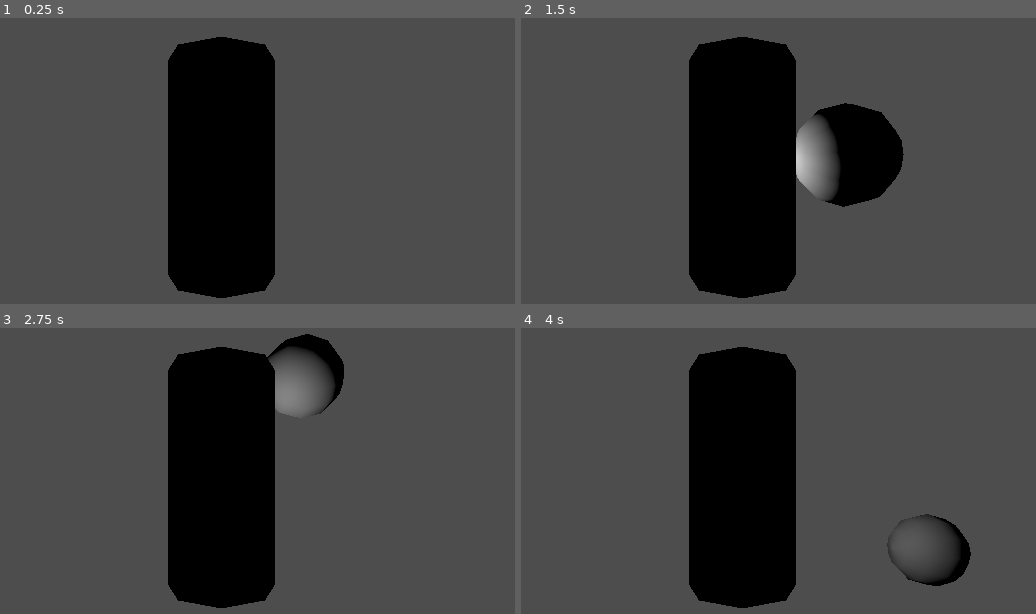
Above: before the commit, frames 1-4 (two rows, left to right).
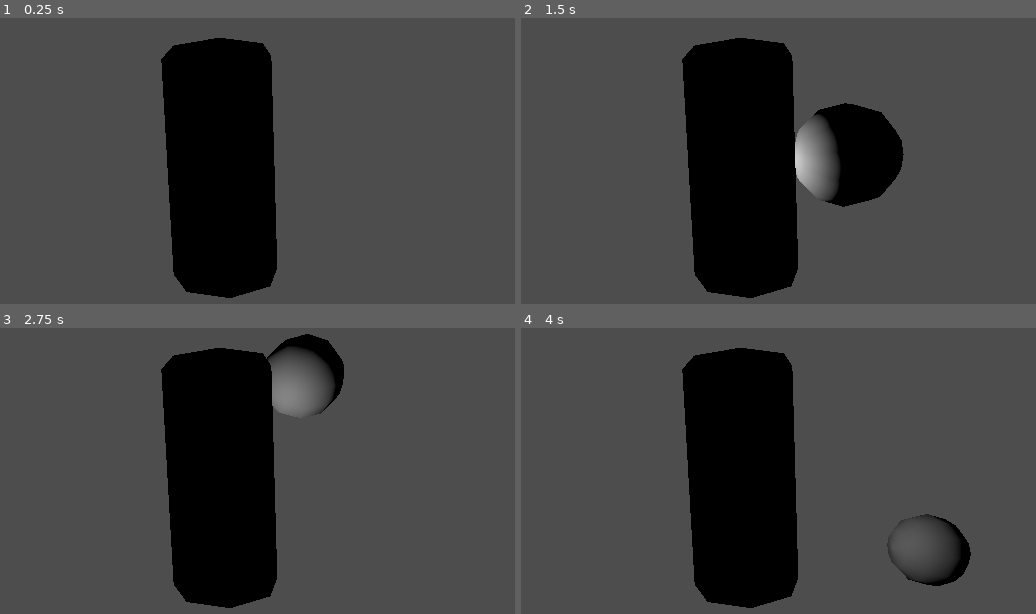
Above: after the commit, the same moments.

Repository: pinguinosod/gse_winterjam2024
Game: Godot game, scene res://main.tscn
Two runs of this game, one before a commit and one after it. Both use one fixed random seed, a clock stepped at 60 frames per second and the inputs below.
Inputs (mouse positions are in pixels of both pictures, inside the frame that each line leads up to):
- Up to frame 1 (0.25 s): no input
- Up to frame 2 (1.5 s): tap Enter at 0.5 s; move the mouse to (917, 143) at 0.52 s; click (917, 143) at 0.67 s; tap Space at 1.25 s; move the mouse to (582, 189) at 1.27 s; click (582, 189) at 1.42 s
- Up to frame 3 (2.75 s): move the mouse to (303, 379) at 2.02 s; click (303, 379) at 2.17 s
- Up to frame 4 (4 s): tap Enter at 2.75 s; move the mouse to (701, 568) at 2.77 s; click (701, 568) at 2.92 s; tap Space at 3.5 s; move the mouse to (984, 545) at 3.52 s; click (984, 545) at 3.67 s

The runs differ from the first frame. In frame 1, 0.9% of the frame differs, in the area x 31-54%, y 6-98%; in frame 2, 0.9%; in frame 3, 0.9%; in frame 4, 0.9%.

Commit message:
Interactive and non-Interactive Objects
Objects

Diff:
--- /dev/null
+++ b/healing_objects.gd
@@ -0,0 +1,11 @@
+extends Node3D
+
+
+# Called when the node enters the scene tree for the first time.
+func _ready():
+	pass # Replace with function body.
+
+
+# Called every frame. 'delta' is the elapsed time since the previous frame.
+func _process(delta):
+	pass
--- /dev/null
+++ b/lamp_object.gd
@@ -0,0 +1,11 @@
+extends Node3D
+
+
+# Called when the node enters the scene tree for the first time.
+func _ready():
+	pass # Replace with function body.
+
+
+# Called every frame. 'delta' is the elapsed time since the previous frame.
+func _process(delta):
+	pass
--- a/main.tscn
+++ b/main.tscn
@@ -16,10 +16,11 @@
 transform = Transform3D(-0.0131768, 0.999913, 0, -0.999913, -0.0131768, 0, 0, 0, 1, 0, 0, 0)
 
 [node name="Weapons" type="Node3D" parent="Player"]
-transform = Transform3D(-0.0131768, -0.999913, 0, 0.999913, -0.0131768, 0, 0, 0, 1, 0, 0, 0)
+transform = Transform3D(-0.134226, -0.94861, 0.286572, 0.959992, -0.0527567, 0.275012, -0.24576, 0.31202, 0.917739, 0, 0, 0)
 script = ExtResource("3_7r03o")
 
 [node name="Enemies" parent="." instance=ExtResource("3_fuddb")]
+transform = Transform3D(0.997753, -0.0424395, 0.05184, 0.046388, 0.995912, -0.0775024, -0.0483389, 0.0797331, 0.995643, 0, 0, 0)
 
 [node name="Objects" parent="." instance=ExtResource("4_vypmj")]
 script = ExtResource("6_jj2ed")
--- /dev/null
+++ b/non_interactive_objects.gd
@@ -0,0 +1,11 @@
+extends Node3D
+
+
+# Called when the node enters the scene tree for the first time.
+func _ready():
+	pass # Replace with function body.
+
+
+# Called every frame. 'delta' is the elapsed time since the previous frame.
+func _process(delta):
+	pass
--- a/player.tscn
+++ b/player.tscn
@@ -2,7 +2,7 @@
 
 [ext_resource type="Script" path="res://scripts/player.gd" id="1_xsb8n"]
 
-[node name="Player" type="Node3D" groups=["Player"]]
+[node name="Node3D" type="Node3D"]
 script = ExtResource("1_xsb8n")
 
 [node name="CSGSphere3D" type="CSGSphere3D" parent="."]
--- a/weapons.gd
+++ b/weapons.gd
@@ -1,11 +1,36 @@
 extends Node3D
 
+# Maximum number of uses before the weapon is destroyed
+const MAX_USES: int = 10
 
-# Called when the node enters the scene tree for the first time.
-func _ready():
-	pass # Replace with function body.
+# Counter for the number of uses
+var uses: int = 0
+
+# Called to perform an attack
+func attack() -> void:
+	if uses < MAX_USES:
+		perform_melee_attack()
+		uses += 1
+		print("Attack performed. Remaining uses: %d" % (MAX_USES - uses))
+		if uses >= MAX_USES:
+			queue_free()  # Removes the weapon node
+			print("The weapon has been destroyed.")
+	else:
+		print("The weapon can no longer be used.")
+
+# Melee attack logic
+func perform_melee_attack() -> void:
+	# Add collision, damage, or other logic here
+	print("Melee attack executed.")
 
 
-# Called every frame. 'delta' is the elapsed time since the previous frame.
-func _process(delta):
-	pass
+#??????cLASS FOR Player???
+# Reference to the equipped weapon
+var equipped_weapon: Node3D = null
+
+# Called when the player attacks
+func perform_attack() -> void:
+	if equipped_weapon:
+		equipped_weapon.attack()
+	else:
+		print("No weapon equipped.")
